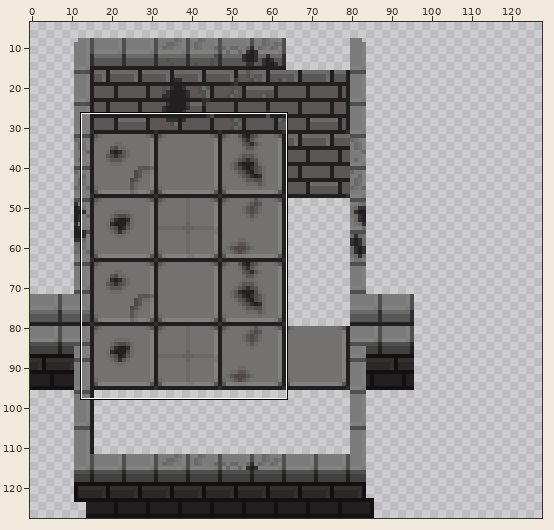
File history of a sprite sheet, Gold game jam/Assets/TileSet/Dungeonlvl1tile_set.png. The first picture is a wide view before the edit; the outline marks the close-up.
Close-up. Before:
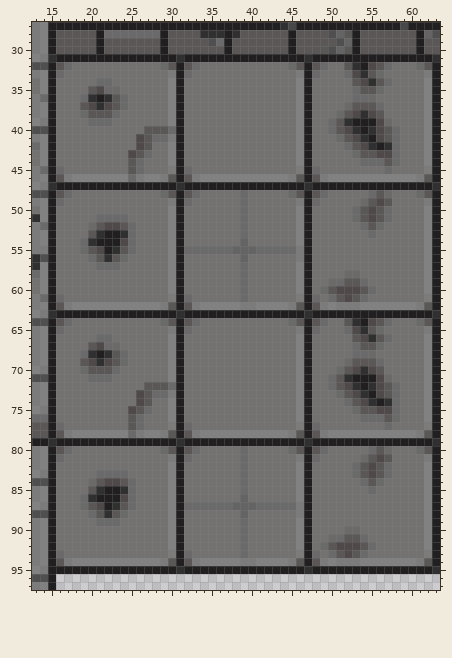
The file is 128x128 pixels. Pixels under 10% opacity are left out. Colours within 5 levels of each other are drawn and written as one. Shown: x 13..63, y 27..97. The wide view leaves out empty margins. The commit also changed other parts of the picture, which this record leaves out.
The same view after the edit:
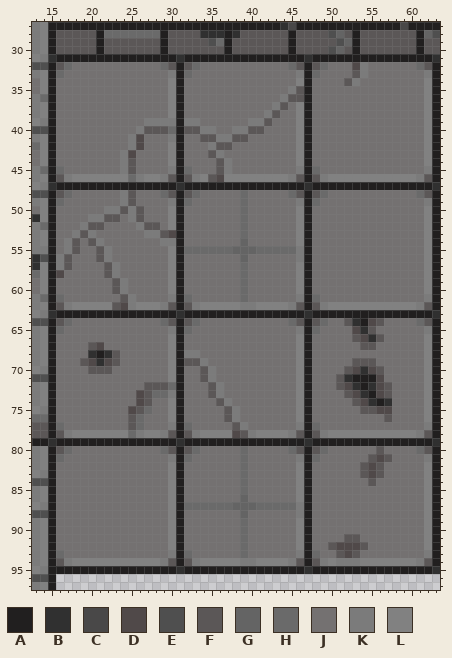
Palette (. is transparent): A #211f1f  B #303030  C #494848  D #504949  E #4f4f4f  F #5b5757  G #646464  H #6a6a6a  J #747171  K #7b7b7b  L #818181
The edit:
Changed rows in their new state; - is an unchanged pixel.
first column x 16:
32 ------------------------------------JDKJJJ-
33 ------------------------------------JFKJJ--
34 -----JJ-----------------------------FKJJJJ-
35 ----JJJJ---------------------KF------JJJJ--
36 ---JJJJJJ-------------------KFF------JJJ---
37 ---JJJJJJ------------------KF-------JJJJJ--
38 ---JJJJJ------------------KF-------JJJJJJ--
39 ----JJJ----KKKK-KK------KKF-------JJJJJJJJ-
40 ----------K-----FFKK--KKFF--------JJJJJJJJJ
41 ---------K-JJJ----FFKKFF-----------JJJJJJJJ
42 ---------K-J-------KFF--------------JJJJJJJ
43 --------K-JJ-------FK----------------JJJJJJ
44 --------K-J---------FK----------------JJJJJ
45 --------K-J---------FK-------------------J-
46 -------------------FD----------------------
48 --------KF-----------------------------JJJ-
49 --------KF----------------------------JJJJ-
50 ------KKFKF--------------------------JJJJJ-
51 ----KKFFJKF--------------------------JJJJJ-
52 ---KF-JJJJKFF-------------------------JJJ--
53 --KFKJJJJJ-KKFD------------------------J---
54 -KFJFKJJJJ---KK----------------------------
55 -KFJJFKJJJ---------------------------------
56 KF--J-KJJ----------------------------------
57 KF---JFK-----------------------------------
58 D-----FK----------------------------JJ-----
59 -------FK-------------------------JJJJJ----
60 -------FK------------------------JJJJJJJ---
61 --------FK------------------------JJJJJ----
62 -------FDK-------------------------LLL-----
64 -----------------------------------------J-
65 ------------------------------------J---J--
66 -----JJ----------------------------------J-
67 ------JJ-----------------------------J--J--
68 ---J----J-------KK-------------------JJJ---
69 --------J-------FFK-----------------J---J--
70 ---J---J----------FK---------------J-------
71 ----JJJ-----------FK--------------J------J-
72 -------------------FK-------------J-------J
73 -------------------FK--------------J------J
74 --------------------FK--------------J-----J
75 ---------------------FK--------------J----J
76 ---------------------FK---------------JJJ-J
77 ----------------------FK-----------------J-
78 ----------------------DFK------------------
80 ---------------------------------------J-J-
81 --------------------------------------J----
82 -------------------------------------J---J-
83 -----JJJJ----------------------------J---J-
84 ----JJJJJJ----------------------------J-J--
85 ----JJJJJJ-----------------------------J---
86 ---JJJJJJJ---------------------------------
87 ---JJJJJJJ---------------------------------
88 ----JJJJJ----------------------------------
89 -----JJJ-----------------------------------
90 ------------------------------------JJ-----
91 ----------------------------------JJ--J----
92 ---------------------------------J-----J---
93 ----------------------------------J---J----
